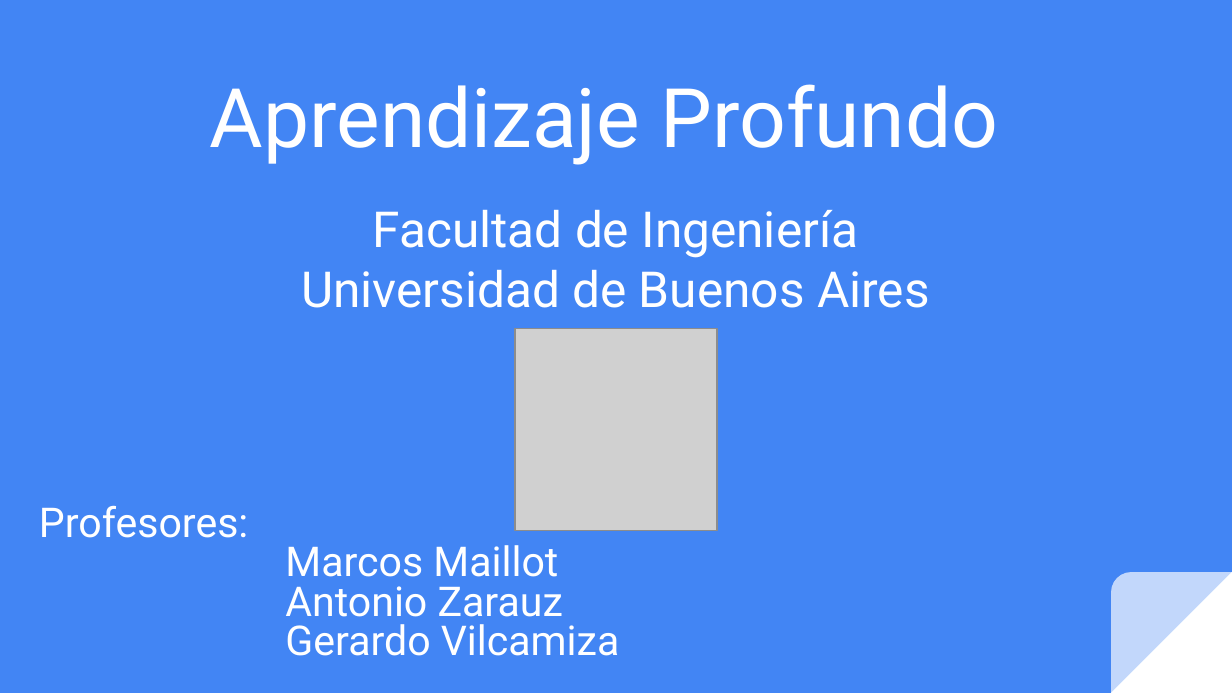
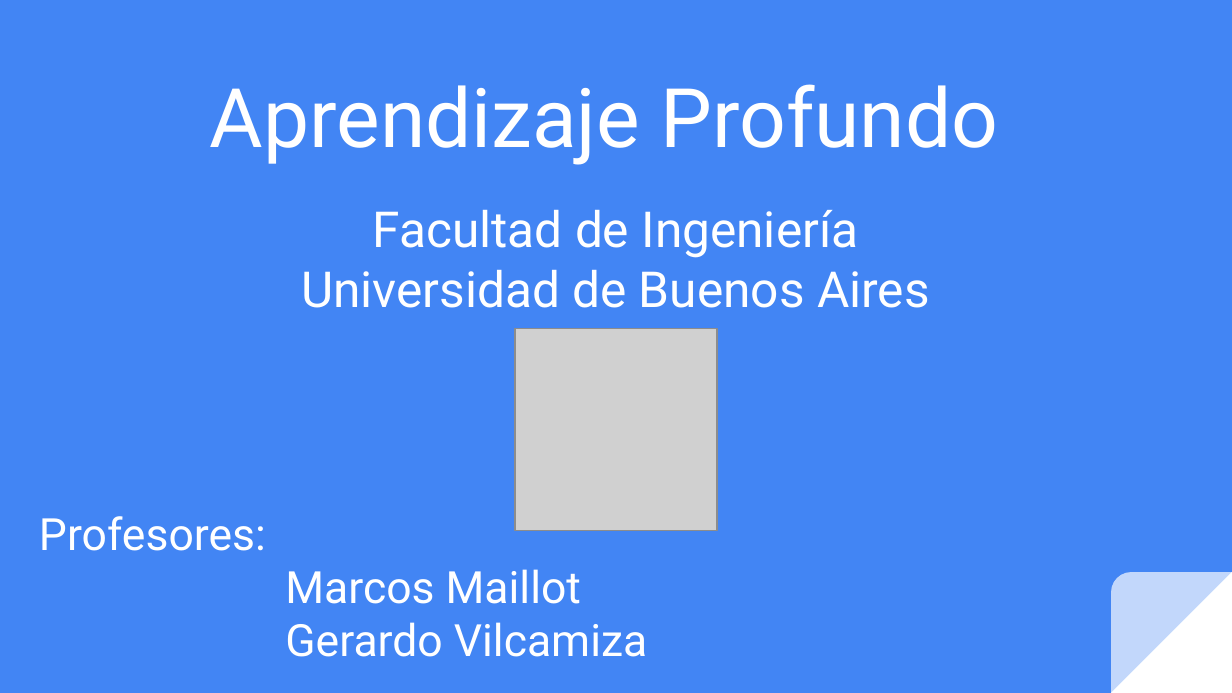
Before and after one commit to FIUBA-Posgrado-Inteligencia-Artificial/aprendizaje_profundo, a slide deck: slide 1 of clase_6/teoria/Clase_6.pptx. Drawn at 1232x693 pixels with LibreOffice and Linux fonts; fonts in the diff are those of the drawing; grey boxes stand for pictures. Boxes give left, top, right and bottom in pixels: in the first picture for what was removed or moved away, otherwise in the second. Text is boxed around its words. In the diff, an @@ line names an element or a change of style, - is before the commit and + after.

```diff
--- a/clase_6/teoria/Clase_6.pptx
+++ b/clase_6/teoria/Clase_6.pptx
@@ subtitle "Profesores:" at box(39, 516, 647, 657): size 24.1 to 26 pt; line spacing 0.8 to 1 @@
@@ subtitle at box(285, 586, 563, 626): paragraph removed @@
-Antonio Zarauz
```
Also in this commit, not shown: 4 other slides changed, 1 slide added, 1 slide removed, 6 other files.
